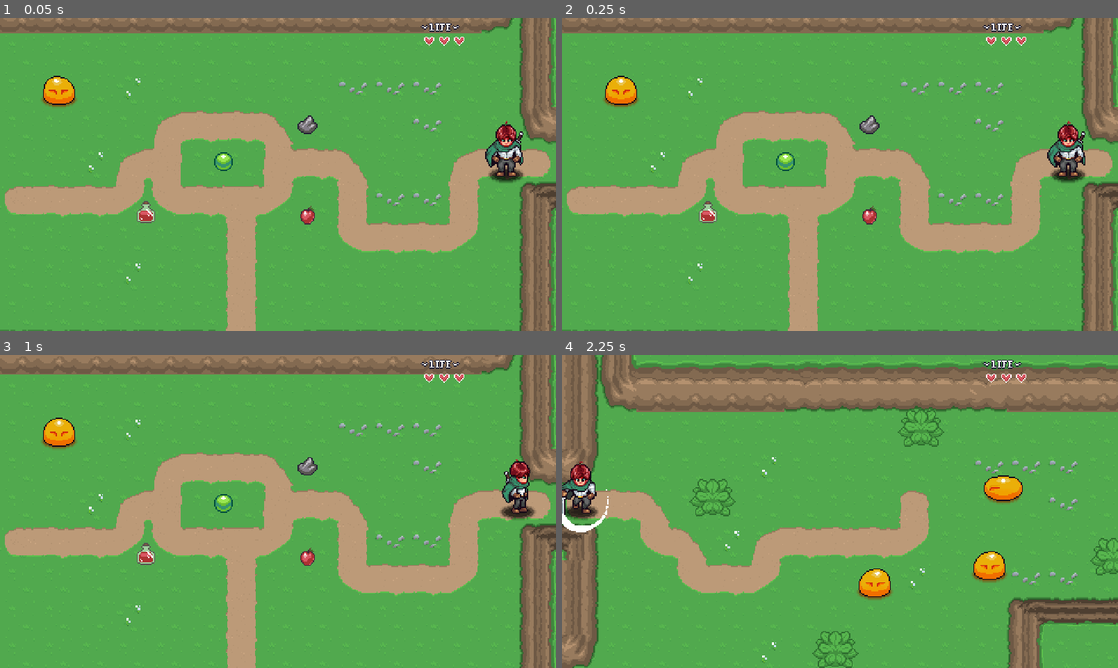
Above: before the commit, frames 1-4 (two rows, left to right).
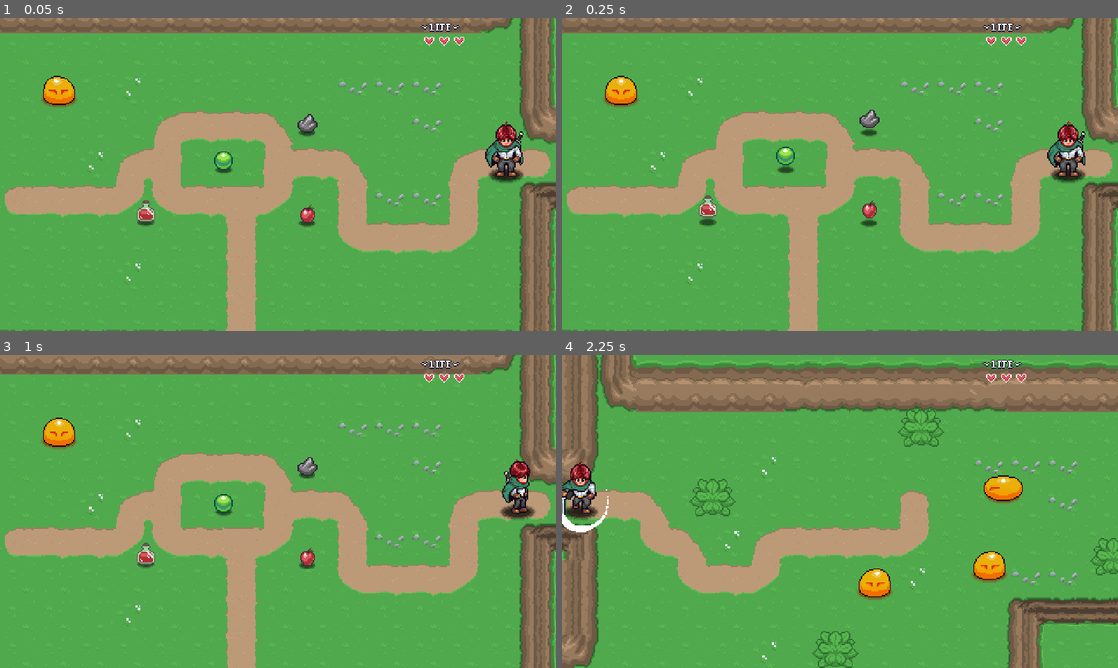
Above: after the commit, the same moments.

Repository: sirzes02/Godot-test
Game: Godot game, scene res://levels/area01/01.tscn
Two runs of this game, one before a commit and one after it. Both use one fixed random seed, a clock stepped at 60 frames per second and the inputs below. Sound files missing from this copy of the repository are replaced by a short silence.
Inputs:
- Up to frame 1 (0.05 s): no input
- Up to frame 2 (0.25 s): no input
- Up to frame 3 (1 s): hold D (right) from 0.53 s (still down); hold Space (attack) from 0.53 s (still down)
- Up to frame 4 (2.25 s): release D (right) at 1.28 s; release Space (attack) at 1.28 s; hold S (down) 1.28-2.03 s; tap Space (attack) at 1.35 s; hold D (right) from 2.03 s (still down); hold Space (attack) from 2.03 s (still down)

The runs differ from the first frame. In frame 1, 0.5% of the frame differs, in the area x 24-58%, y 30-67%; in frame 2, 0.9%, in the area x 24-58%, y 29-67%; in frame 3, 0.1%; in frame 4, nothing differs.

Commit message:
Enemy Item Drops

Diff:
--- a/Player/Scripts/states/player_state_attack.gd
+++ b/Player/Scripts/states/player_state_attack.gd
@@ -23,7 +23,10 @@
 
 	attacking = true
 	await get_tree().create_timer(0.075).timeout
-	hurt_box.monitoring = true
+
+	if attacking:
+		hurt_box.monitoring = true
+
 	pass
 
 func exit() -> void:
--- /dev/null
+++ b/enemies/scripts/drop_data.gd
@@ -0,0 +1,12 @@
+class_name DropData extends Resource
+
+@export var item: ItemData
+@export_range(0, 100, 1, "suffix:%") var probability: float = 100
+@export_range(1, 10, 1, "suffix:items") var min_amount: float = 1
+@export_range(1, 10, 1, "suffix:items") var max_amount: float = 1
+
+func get_drop_count() -> int:
+	if randf_range(0, 100) >= probability:
+		return 0
+
+	return randi_range(min_amount, max_amount)
--- a/enemies/scripts/states/enemy_state_destroy.gd
+++ b/enemies/scripts/states/enemy_state_destroy.gd
@@ -1,8 +1,13 @@
 class_name EnemyStateDestroy extends EnemyState
+
+const PICKUP = preload("res://items/item_pickup/item_pickup.tscn")
 
 @export var anim_name: String = "destroy"
 @export var knockback_speed: float = 200.0
 @export var decelerate_speed: float = 10.0
+
+@export_category("Item Drops")
+@export var drops: Array[DropData]
 
 var _damage_position : Vector2
 var _direction: Vector2
@@ -19,6 +24,8 @@
 	enemy.velocity = _direction * -knockback_speed
 	enemy.updateAnimation(anim_name)
 	enemy.animation_player.animation_finished.connect(_on_animation_finished)
+	disable_hurt_box()
+	drop_items()
 	pass
 
 func exit() -> void:
@@ -38,3 +45,27 @@
 
 func _on_animation_finished(_a: String) -> void:
 	enemy.queue_free()
+
+func disable_hurt_box() -> void:
+	var hurt_box: HurtBox = enemy.get_node_or_null("HurtBox")
+
+	if hurt_box:
+		hurt_box.monitoring = false
+
+func drop_items() -> void:
+	if drops.size() == 0:
+		return
+
+	for i in drops.size():
+		if drops[i] == null or drops[i].item == null:
+			continue
+
+		var drop_count: int = drops[i].get_drop_count()
+
+		for j in drop_count:
+			var drop: ItemPickup = PICKUP.instantiate() as ItemPickup
+			drop.item_data = drops[i].item
+			enemy.get_parent().call_deferred("add_child", drop)
+			drop.global_position = enemy.global_position
+			drop.velocity = enemy.velocity.rotated(randf_range(-1.5, 1.5)) * randf_range(0.9, 1.5)
+	pass
--- a/enemies/slime/slime.tscn
+++ b/enemies/slime/slime.tscn
@@ -13,6 +13,9 @@
 [ext_resource type="Texture2D" uid="uid://bvtmwdajx7qbk" path="res://enemies/slime/DestroySmoke.png" id="9_kag0e"]
 [ext_resource type="Script" uid="uid://6qfy6r0kkhvp" path="res://enemies/scripts/states/enemy_state_stun.gd" id="10_yuirh"]
 [ext_resource type="Script" uid="uid://dsmbtpsu3a6pa" path="res://enemies/scripts/states/enemy_state_destroy.gd" id="12_0oddt"]
+[ext_resource type="Script" uid="uid://b5hmgcv8b3rue" path="res://enemies/scripts/drop_data.gd" id="13_klbxu"]
+[ext_resource type="Resource" uid="uid://8qgcg0rmriho" path="res://items/gem.tres" id="14_mwtj1"]
+[ext_resource type="Resource" uid="uid://dsjot8ebsf5se" path="res://items/apple.tres" id="15_im24l"]
 
 [sub_resource type="CircleShape2D" id="CircleShape2D_5ctnu"]
 radius = 13.0
@@ -54,6 +57,18 @@
 tracks/2/interp = 1
 tracks/2/loop_wrap = true
 tracks/2/keys = {
+"times": PackedFloat32Array(0),
+"transitions": PackedFloat32Array(1),
+"update": 0,
+"values": [Color(1, 1, 1, 1)]
+}
+tracks/3/type = "value"
+tracks/3/imported = false
+tracks/3/enabled = true
+tracks/3/path = NodePath("ShadowSprite2D:self_modulate")
+tracks/3/interp = 1
+tracks/3/loop_wrap = true
+tracks/3/keys = {
 "times": PackedFloat32Array(0),
 "transitions": PackedFloat32Array(1),
 "update": 0,
@@ -139,6 +154,18 @@
 "clips": PackedStringArray("destroy"),
 "times": PackedFloat32Array(0)
 }
+tracks/6/type = "value"
+tracks/6/imported = false
+tracks/6/enabled = true
+tracks/6/path = NodePath("ShadowSprite2D:self_modulate")
+tracks/6/interp = 1
+tracks/6/loop_wrap = true
+tracks/6/keys = {
+"times": PackedFloat32Array(0, 0.5),
+"transitions": PackedFloat32Array(1, 1),
+"update": 0,
+"values": [Color(1, 1, 1, 1), Color(1, 1, 1, 0)]
+}
 
 [sub_resource type="Animation" id="Animation_mwtj1"]
 resource_name = "destroy_side"
@@ -219,6 +246,18 @@
 "clips": PackedStringArray("destroy"),
 "times": PackedFloat32Array(0)
 }
+tracks/6/type = "value"
+tracks/6/imported = false
+tracks/6/enabled = true
+tracks/6/path = NodePath("ShadowSprite2D:self_modulate")
+tracks/6/interp = 1
+tracks/6/loop_wrap = true
+tracks/6/keys = {
+"times": PackedFloat32Array(0, 0.5),
+"transitions": PackedFloat32Array(1, 1),
+"update": 0,
+"values": [Color(1, 1, 1, 1), Color(1, 1, 1, 0)]
+}
 
 [sub_resource type="Animation" id="Animation_im24l"]
 resource_name = "destroy_up"
@@ -298,6 +337,18 @@
 tracks/5/keys = {
 "clips": PackedStringArray("destroy"),
 "times": PackedFloat32Array(0)
+}
+tracks/6/type = "value"
+tracks/6/imported = false
+tracks/6/enabled = true
+tracks/6/path = NodePath("ShadowSprite2D:self_modulate")
+tracks/6/interp = 1
+tracks/6/loop_wrap = true
+tracks/6/keys = {
+"times": PackedFloat32Array(0, 0.5),
+"transitions": PackedFloat32Array(1, 1),
+"update": 0,
+"values": [Color(1, 1, 1, 1), Color(1, 1, 1, 0)]
 }
 
 [sub_resource type="Animation" id="Animation_6326o"]
@@ -659,6 +710,18 @@
 &"walk_up": SubResource("Animation_5ctnu")
 }
 
+[sub_resource type="Resource" id="Resource_im24l"]
+script = ExtResource("13_klbxu")
+item = ExtResource("14_mwtj1")
+max_amount = 4.0
+metadata/_custom_type_script = "uid://b5hmgcv8b3rue"
+
+[sub_resource type="Resource" id="Resource_yu3x6"]
+script = ExtResource("13_klbxu")
+item = ExtResource("15_im24l")
+probability = 33.0
+metadata/_custom_type_script = "uid://b5hmgcv8b3rue"
+
 [sub_resource type="Animation" id="Animation_v3fw7"]
 length = 0.001
 tracks/0/type = "value"
@@ -776,6 +839,7 @@
 
 [node name="Destroy" type="Node" parent="EnemyStateMachine" unique_id=1433567424]
 script = ExtResource("12_0oddt")
+drops = Array[ExtResource("13_klbxu")]([SubResource("Resource_im24l"), SubResource("Resource_yu3x6")])
 
 [node name="AudioStreamPlayer2D" type="AudioStreamPlayer2D" parent="." unique_id=1201196719]
 max_polyphony = 4
--- a/items/item_pickup/item_pickup.gd
+++ b/items/item_pickup/item_pickup.gd
@@ -1,5 +1,5 @@
 @tool
-class_name ItemPickup extends Node2D
+class_name ItemPickup extends CharacterBody2D
 
 @export var item_data: ItemData:
 	set = _set_item_data
@@ -15,6 +15,14 @@
 		return
 
 	area_2d.body_entered.connect(_on_body_entered)
+
+func _physics_process(delta: float) -> void:
+	var collision_info =move_and_collide(velocity * delta)
+
+	if collision_info:
+		velocity = velocity.bounce(collision_info.get_normal())
+
+	velocity -= velocity * delta * 4
 
 func _on_body_entered(b) -> void:
 	if b is Player and item_data and PlayerManager.INVENTORY_DATA.add_item(item_data):
--- a/items/item_pickup/item_pickup.tscn
+++ b/items/item_pickup/item_pickup.tscn
@@ -2,18 +2,72 @@
 
 [ext_resource type="Script" uid="uid://3mpvk1nxua70" path="res://items/item_pickup/item_pickup.gd" id="1_0g51u"]
 [ext_resource type="AudioStream" uid="uid://bn0grbkxs22l1" path="res://items/item_pickup/item_pickup.wav" id="2_0rscd"]
+[ext_resource type="Texture2D" uid="uid://b8bduxd7punv5" path="res://player/sprites/Shadow.png" id="2_jl14n"]
 
 [sub_resource type="CircleShape2D" id="CircleShape2D_0g51u"]
 
-[node name="ItemPickup" type="Node2D" unique_id=1695452781]
+[sub_resource type="Animation" id="Animation_tc5ok"]
+length = 0.001
+tracks/0/type = "value"
+tracks/0/imported = false
+tracks/0/enabled = true
+tracks/0/path = NodePath("Sprite2D:position")
+tracks/0/interp = 1
+tracks/0/loop_wrap = true
+tracks/0/keys = {
+"times": PackedFloat32Array(0),
+"transitions": PackedFloat32Array(1),
+"update": 0,
+"values": [Vector2(0, 0)]
+}
+
+[sub_resource type="Animation" id="Animation_jl14n"]
+resource_name = "default"
+step = 0.05
+tracks/0/type = "value"
+tracks/0/imported = false
+tracks/0/enabled = true
+tracks/0/path = NodePath("Sprite2D:position")
+tracks/0/interp = 1
+tracks/0/loop_wrap = true
+tracks/0/keys = {
+"times": PackedFloat32Array(0, 0.2, 0.4, 0.55, 0.7, 0.8, 0.9),
+"transitions": PackedFloat32Array(-2, -2, -2, -2, -2, -2, -2),
+"update": 0,
+"values": [Vector2(0, 0), Vector2(0, -6), Vector2(0, 0), Vector2(0, -3), Vector2(0, 0), Vector2(0, -1), Vector2(0, 0)]
+}
+
+[sub_resource type="AnimationLibrary" id="AnimationLibrary_tc5ok"]
+_data = {
+&"RESET": SubResource("Animation_tc5ok"),
+&"default": SubResource("Animation_jl14n")
+}
+
+[node name="ItemPickup" type="CharacterBody2D" unique_id=1051385999]
+collision_layer = 0
+collision_mask = 16
+motion_mode = 1
 script = ExtResource("1_0g51u")
+
+[node name="CollisionShape2D" type="CollisionShape2D" parent="." unique_id=1898453409]
+shape = SubResource("CircleShape2D_0g51u")
 
 [node name="Area2D" type="Area2D" parent="." unique_id=1058160527]
 
 [node name="CollisionShape2D" type="CollisionShape2D" parent="Area2D" unique_id=475269449]
 shape = SubResource("CircleShape2D_0g51u")
 
+[node name="Shadow_Sprite2D" type="Sprite2D" parent="." unique_id=1940243337]
+modulate = Color(0, 0, 0, 0.5803922)
+position = Vector2(0, 7)
+scale = Vector2(0.5, 0.5)
+texture = ExtResource("2_jl14n")
+
 [node name="Sprite2D" type="Sprite2D" parent="." unique_id=1196070957]
 
 [node name="AudioStreamPlayer2D" type="AudioStreamPlayer2D" parent="." unique_id=1181509725]
 stream = ExtResource("2_0rscd")
+
+[node name="AnimationPlayer" type="AnimationPlayer" parent="." unique_id=849379635]
+libraries/ = SubResource("AnimationLibrary_tc5ok")
+autoplay = &"default"
Not shown, added: enemies/scripts/drop_data.gd.uid
